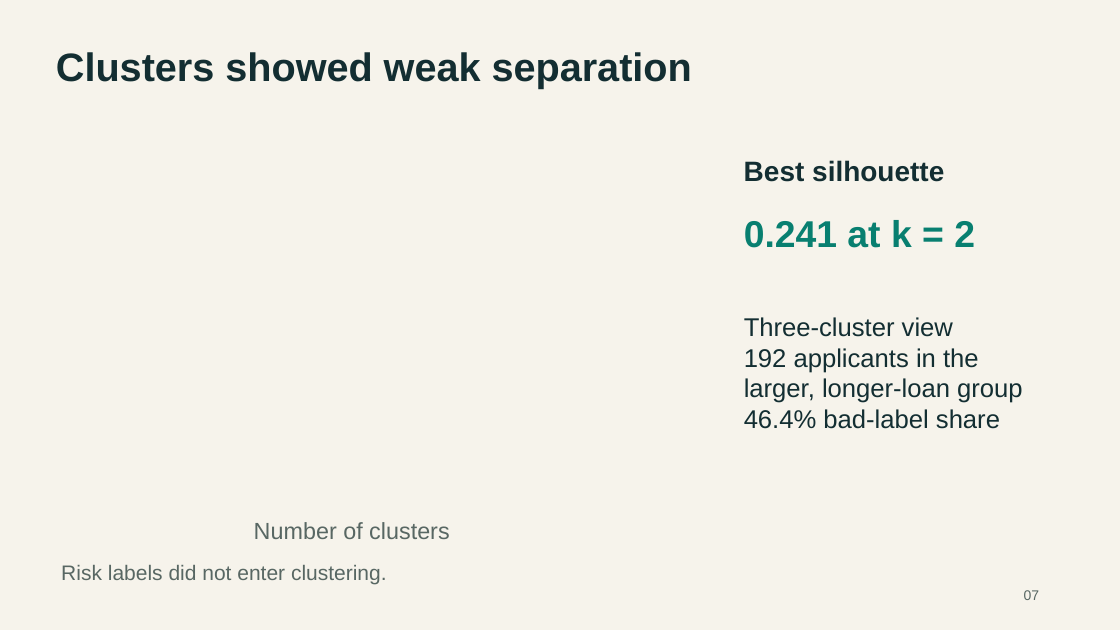
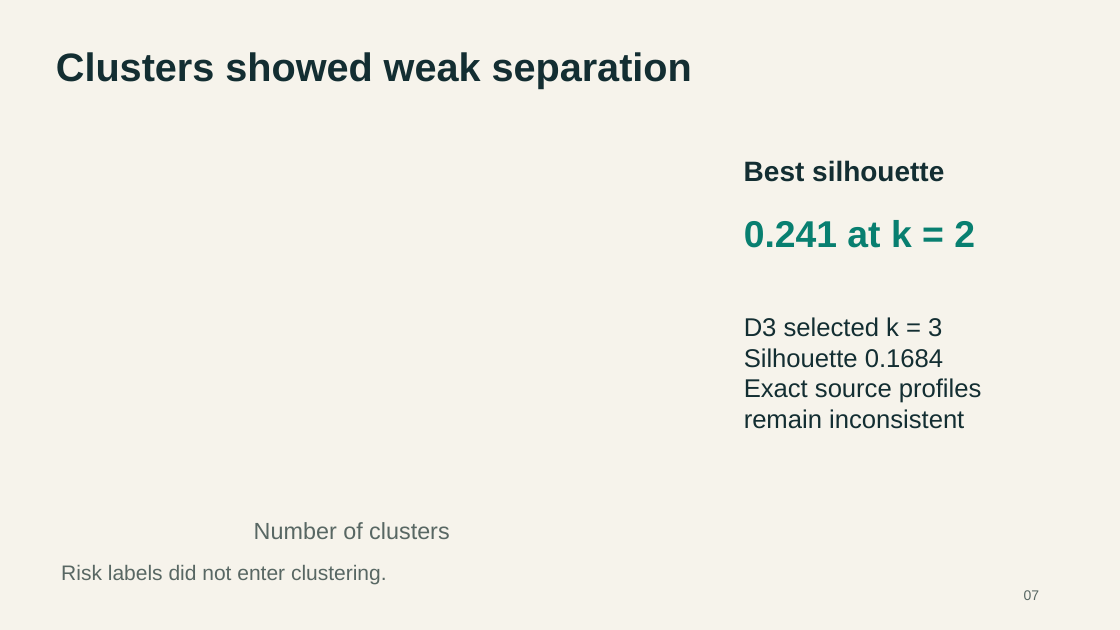
Before and after one commit to lebm646/MSCS_634_Deliverable_4, a slide deck: slide 7 of MSCS_634_Presentation.pptx. Drawn at 1120x630 pixels with LibreOffice and Linux fonts; fonts in the diff are those of the drawing. Boxes give left, top, right and bottom in pixels: in the first picture for what was removed or moved away, otherwise in the second. Text is boxed around its words. In the diff, an @@ line names an element or a change of style, - is before the commit and + after.

Commit message:
Align final submission with original notebook results and disclose source conflicts

```diff
--- a/MSCS_634_Presentation.pptx
+++ b/MSCS_634_Presentation.pptx
@@ text at <box>744,317,982,429</box>: text changed @@
-Three-cluster view
-192 applicants in the
-larger, longer-loan group
-46.4% bad-label share
+D3 selected k = 3
+Silhouette 0.1684
+Exact source profiles
+remain inconsistent
```
Also in this commit, not shown: 5 other slides changed, 1 slide added, 1 slide removed, 23 other files.
